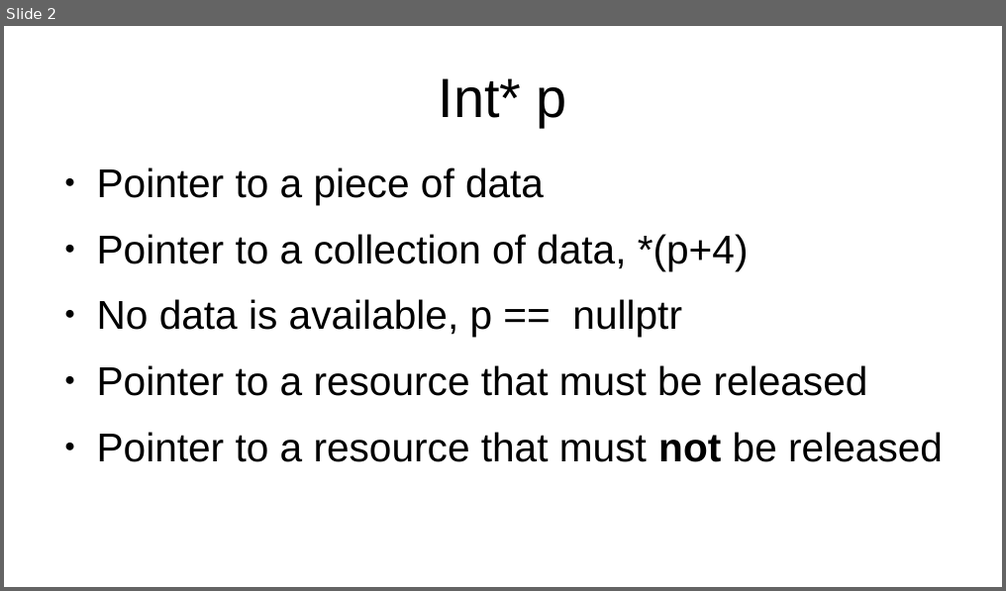
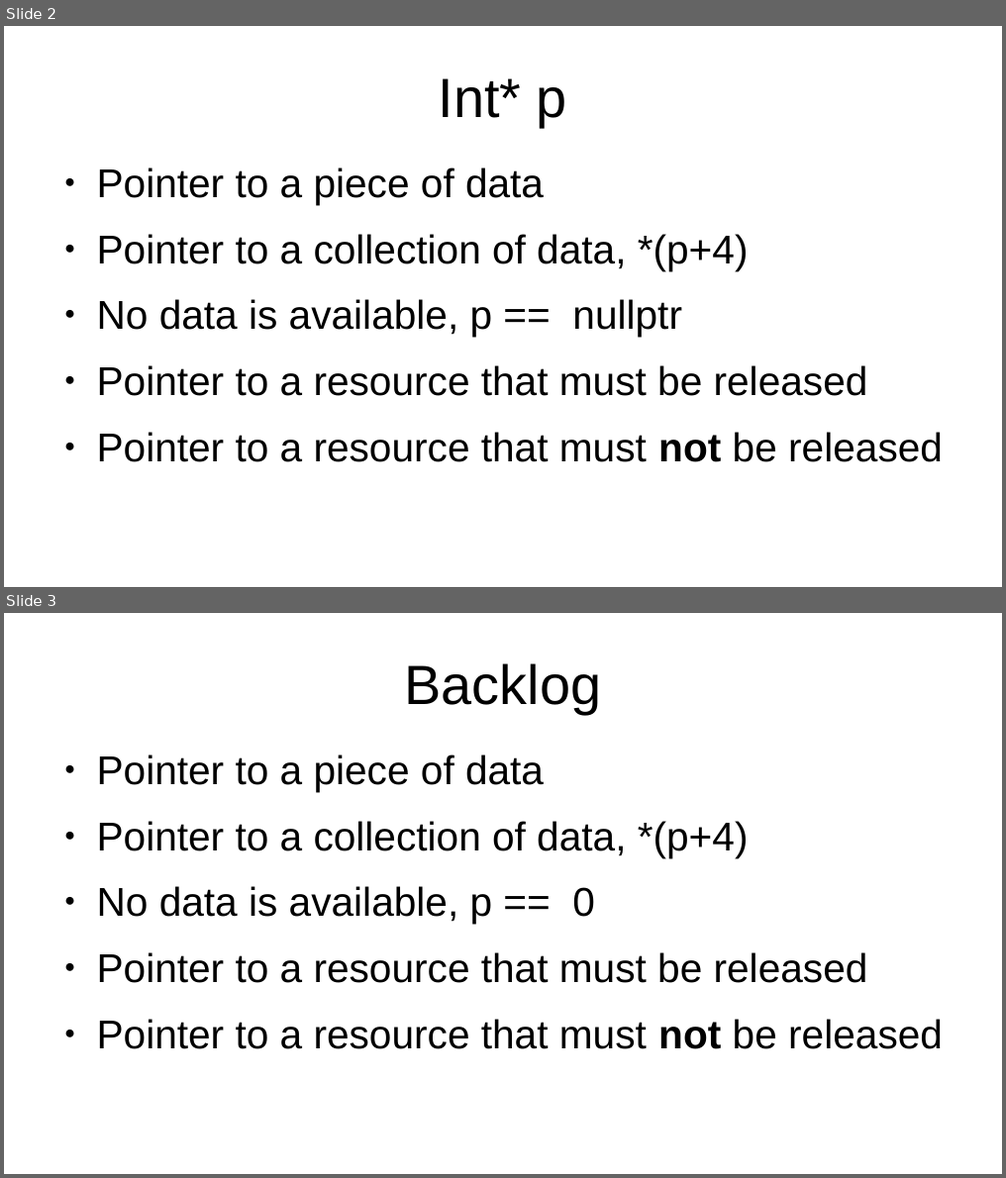
Before and after one commit to marcpawl/nullptr, a slide deck: slideshow.odp. Shown one above the other, each under a label of ours: slide 2 before the commit, slides 2 and 3 after it. The pictures are 1006x591 and 1006x1178 pixels, drawn with LibreOffice and Linux fonts; fonts in the diff are those of the drawing. Boxes give left, top, right and bottom in pixels: in the first picture for what was removed or moved away, otherwise in the second. Text is boxed around its words. In the diff, an @@ line names an element or a change of style, - is before the commit and + after.

```diff
--- a/slideshow.odp
+++ b/slideshow.odp
@@ slide 3 added at box(4, 613, 1002, 1174), background #FFFFFF @@
@@ title added at box(404, 663, 601, 714), 44 pt, text #000000 @@
+Backlog
@@ text added at box(97, 755, 943, 1050), 32 pt, text #000000 @@
+● Pointer to a piece of data
+● Pointer to a collection of data, *(p+4)
+● No data is available, p == 0
+● Pointer to a resource that must be released
+● Pointer to a resource that must not be released
```
Also in this commit, not shown: 13 other slides added.
